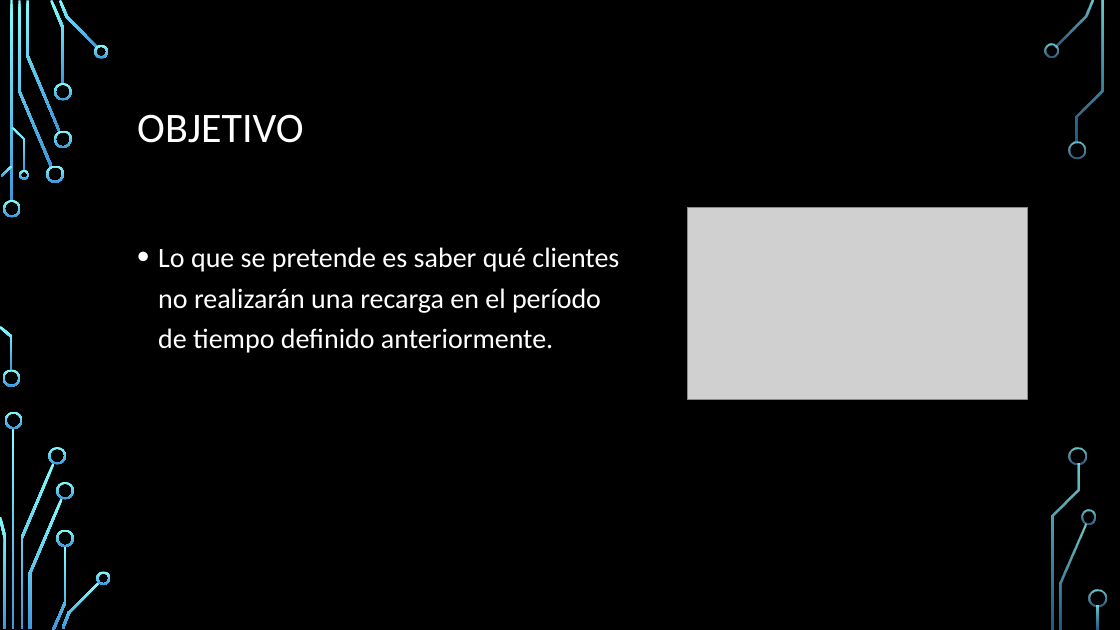
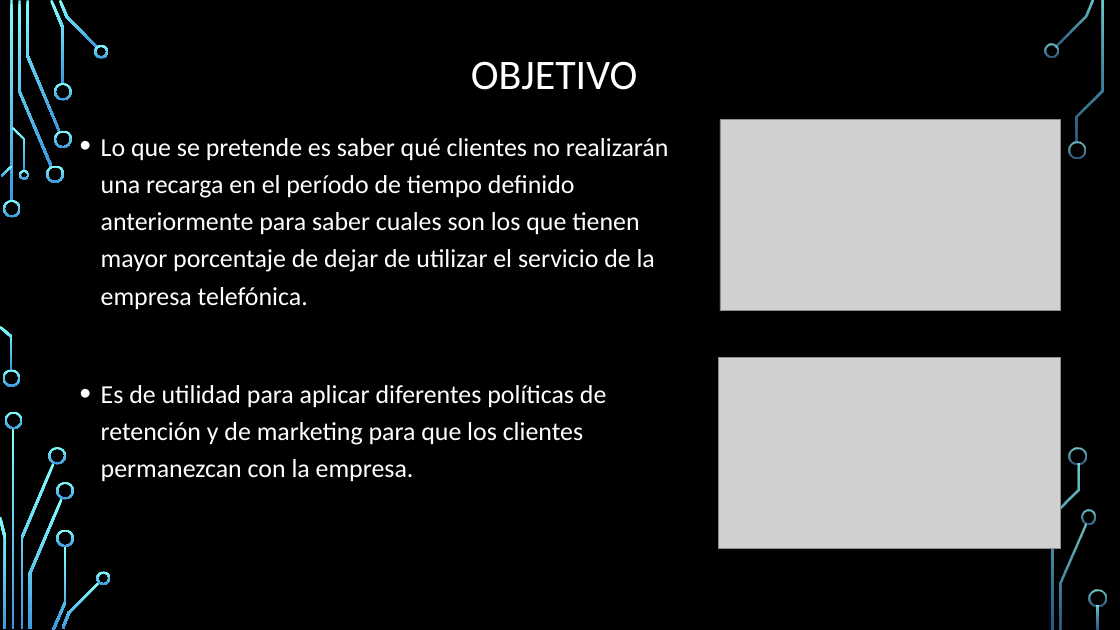
Before and after one commit to maurigarcia88/DiploDataScienceG7, a slide deck: slide 4 of Common/2_Cohorte_G7.pptx. Drawn at 1120x630 pixels with LibreOffice and Linux fonts; fonts in the diff are those of the drawing; grey boxes stand for pictures; background and template pictures are left out. Boxes give left, top, right and bottom in pixels: in the first picture for what was removed or moved away, otherwise in the second. Text is boxed around its words. In the diff, an @@ line names an element or a change of style, - is before the commit and + after.

Commit message:
PPT para presentacion final modulo 1

```diff
--- a/Common/2_Cohorte_G7.pptx
+++ b/Common/2_Cohorte_G7.pptx
@@ title "OBJETIVO" moved from (x1=137, y1=114, x2=303, y2=143) to (x1=471, y1=61, x2=637, y2=90) @@
@@ text at (x1=101, y1=138, x2=668, y2=482): text changed; size 24 to 22.2 pt @@
-• Lo que se pretende es saber qué clientes no realizarán una recarga en el período de tiempo definido anteriormente.
+• Lo que se pretende es saber qué clientes no realizarán una recarga en el período de tiempo definido anteriormente para saber cuales son los que tienen mayor porcentaje de dejar de utilizar el servicio de la empresa telefónica.
+• Es de utilidad para aplicar diferentes políticas de retención y de marketing para que los clientes permanezcan con la empresa.
@@ picture moved from (x1=688, y1=208, x2=1028, y2=399) to (x1=720, y1=120, x2=1060, y2=312) @@
@@ picture added at (x1=719, y1=357, x2=1060, y2=548) @@
```
Also in this commit, not shown: 8 other slides changed, 9 slides added, 1 slide removed.
